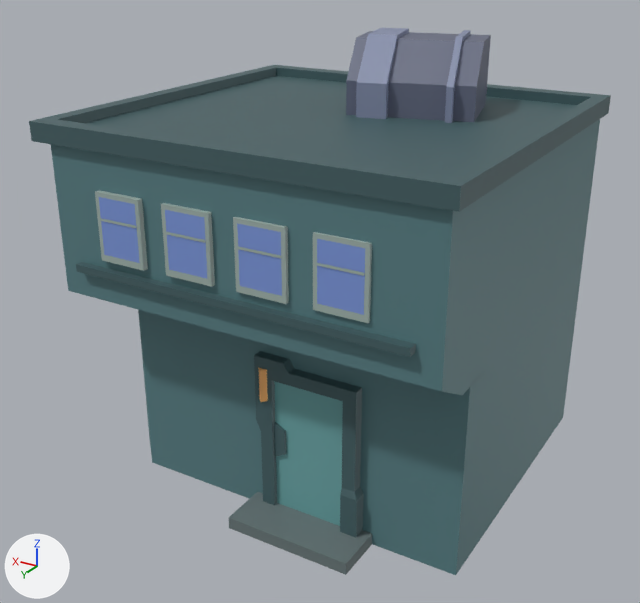
The FBX model Assets/Models/Crossing/Crossing_Buildings/Individual_Buildings/SouthWest_House_01.fbx as it was, and as the next commit left it.
Rendered twice from a 50 mm camera at (-0.747, 0.028, 0.228) aimed at (-0.567, -0.272, 0.077). The axes (+X, +Y, +Z) are drawn at lower left. The lights are the same throughout. Where no turn or scale is listed for an object, it has been applied to the vertices. Vertices at the same position are counted once.

Script lines for the objects in view, before the commit:
```python
me_mesh = bpy.data.meshes.new('Mesh')
me_mesh.from_pydata(...)  # 200 vertices, 156 faces; spans x -0.086..0.086, y -0.083..0.083, z -0.093..0.093
# faces by material slot: [150, 6]
me_mesh.materials.append(mat_flatcolorbase3)  # picture img_plaza_04_diffuse_jpg
me_mesh.materials.append(mat_light_illuminate3)  # picture img_lights_jpg
ob_southwest_house_01 = bpy.data.objects.new('SouthWest_House_01', me_mesh)
ob_southwest_house_01.location = (-0.5701, -0.2819, 0.0922)
```
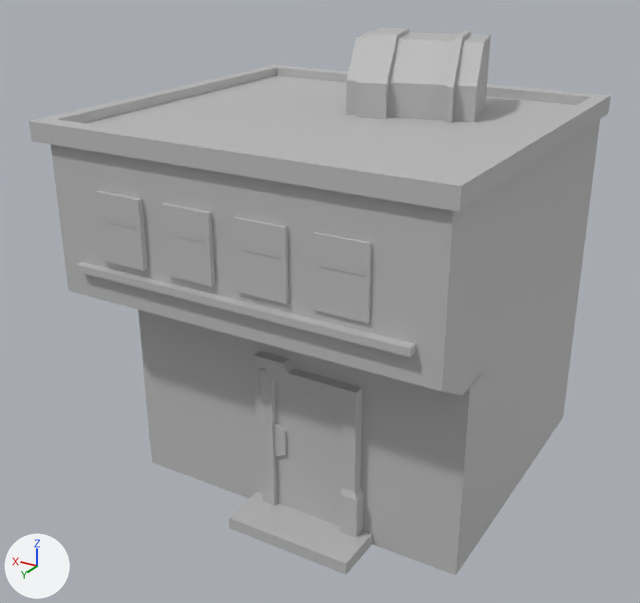
Diff of the bpy script that builds the scene:
```diff
--- a/Assets/Models/Crossing/Crossing_Buildings/Individual_Buildings/SouthWest_House_01.fbx.py
+++ b/Assets/Models/Crossing/Crossing_Buildings/Individual_Buildings/SouthWest_House_01.fbx.py
@@ mat_environment_02 @@
+mat_environment_02 = principled_material('Environment_02')
+mat_environment_02.base_color = (0.5, 0.5, 0.5)  # grey #bcbcbc
@@ me_mesh @@
 me_mesh.from_pydata(...)  # 200 vertices, 156 faces; spans x -0.086..0.086, y -0.083..0.083, z -0.093..0.093
 # used by ob_southwest_house_01; location = (-0.5701, -0.2819, 0.0922)
+# me_mesh part 1: all 150 faces that had it switch from mat_flatcolorbase3 (picture img_plaza_04_diffuse_jpg) to mat_environment_02 (grey #bcbcbc)
+# me_mesh part 2: all 6 faces that had it switch from mat_light_illuminate3 (picture img_lights_jpg) to mat_environment_02 (grey #bcbcbc)
```

Boxes [x1, y1, x2, y2] around the edits, measured in the pictures (640 x 603 px):
part 1 of me_mesh, recoloured (cyan to grey): [29, 28, 611, 575] in both
part 2 of me_mesh, recoloured (brown to grey): [258, 367, 268, 402] in both
